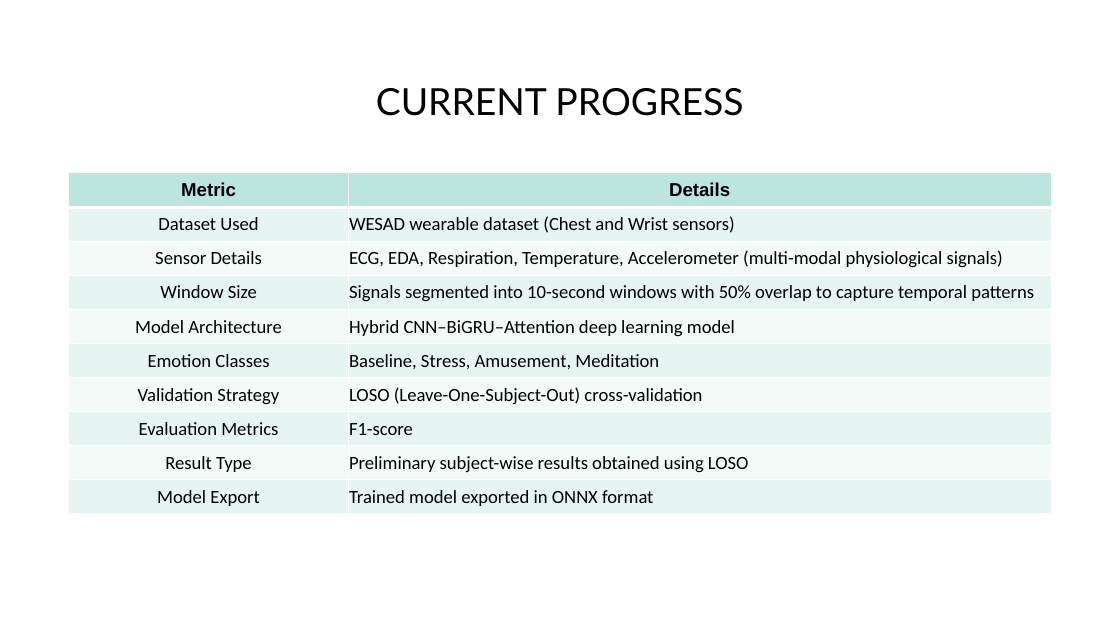
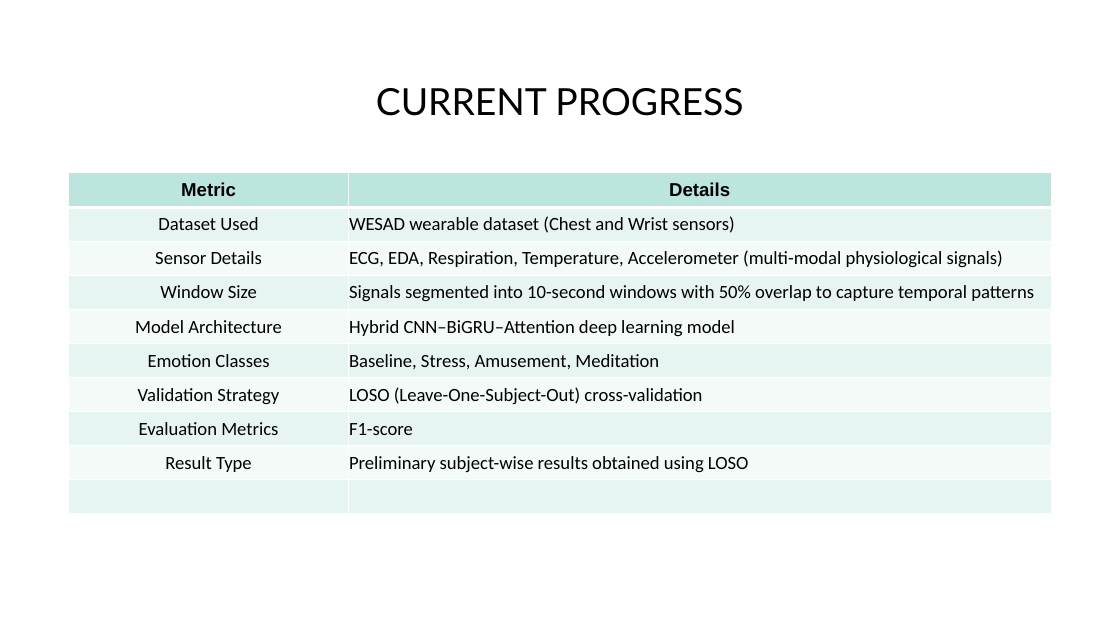
Before and after one commit to UnrivalledHitman/Wearable-Sensor-Data-Analytics, a slide deck: slide 15 of Related Work/Our Work/Research PPT.pptx (slide 16 before the commit). Drawn at 1120x630 pixels with LibreOffice and Linux fonts; fonts in the diff are those of the drawing. Boxes give left, top, right and bottom in pixels: in the first picture for what was removed or moved away, otherwise in the second. Text is boxed around its words. In the diff, an @@ line names an element or a change of style, - is before the commit and + after.

```diff
--- a/Related Work/Our Work/Research PPT.pptx
+++ b/Related Work/Our Work/Research PPT.pptx
@@ table at [69,173,1052,514] @@
-row 10, column 1: Model Export
+row 10, column 1: 
-row 10, column 2: Trained model exported in ONNX format
+row 10, column 2: 
```
Also in this commit, not shown: 2 other slides changed, 1 slide removed, 1 other file.
